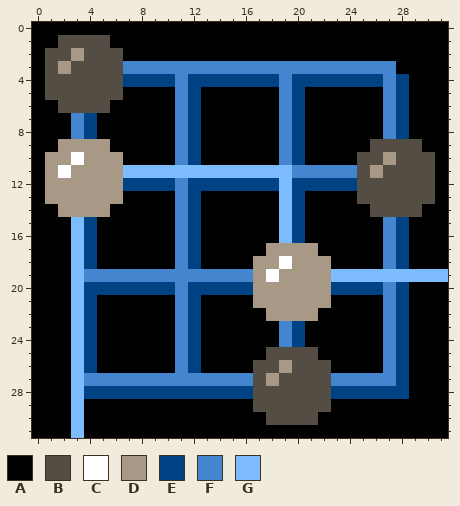
Pixel-art sprite, stored at Assets/Icon.png. The picture above was drawn from the file before the commit.
The file is 32x32 pixels.
Palette (. is transparent): A #000000  B #544d43  C #ffffff  D #a89987  E #004385  F #4485cf  G #7dbbff
Once edited:
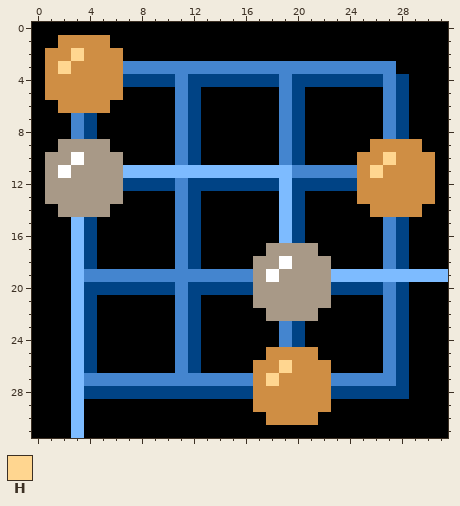
Colours new in this view: H #ffd690
The exact change:
@@ palette @@
-B #544d43
+B #cf8e44
@@ x 0..5 @@
  1 AABBBB
- 2 ABBDBB
- 3 ABDBBB
+ 2 ABBHBB
+ 3 ABHBBB
  4 ABBBBB
@@ x 24..29 @@
  9 AABBBB
-10 ABBDBB
-11 FBDBBB
+10 ABBHBB
+11 FBHBBB
 12 EBBBBB
@@ x 16..21 @@
 25 AABBBB
-26 ABBDBB
-27 FBDBBB
+26 ABBHBB
+27 FBHBBB
 28 EBBBBB
Where, in picture pixels (left, top, right, bottom), the same in both pictures:
changed: (45, 35, 123, 113)
changed: (357, 139, 435, 217)
changed: (253, 347, 331, 425)
